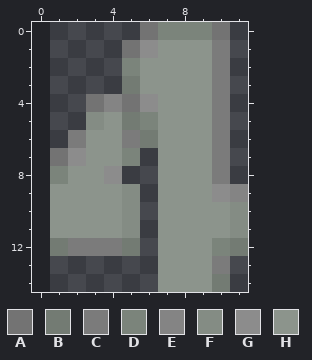
Two versions of one pixel-art sprite, assets/img/bg_number_4.png. The picture above was drawn from the file before the commit.
The file is 22x30 pixels, drawn in blocks of 2x2; one block is one cell here. The old version is drawn lined up with the new one, on the new canvas.
Palette (. is transparent): A #737373  B #737b73  C #7b7b7b  D #7b847b  E #848484  F #848c84  G #8c8c8c  H #8c948c
Pixels before, first column x 1:
 0 .....ADDDA.
 1 ....AGHHHC.
 2 ....DHHHHC.
 3 ....BHHHHC.
 4 ..AEAGHHHC.
 5 ..FHBDHHHC.
 6 .CHHCBHHHC.
 7 AGHHD.HHHC.
 8 DHHG..HHHC.
 9 HHHHF.HHHGE
10 HHHHF.HHHHF
11 HHHHF.HHHHF
12 BCCCB.HHHDB
13 ......HHHC.
14 ......HHHB.
After:
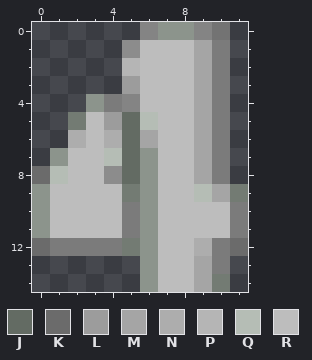
Colours new in this view: J #636b63  K #6b6b6b  L #9c9c9c  M #a5a5a5  N #adadad  P #b5b5b5  Q #b5bdb5  R #bdbdbd
Difference:
canvas 11x15 -> 12x15, the old top-left corner now at 1,0
Changed rows in their new state; - is an unchanged pixel.
first column x 0:
 0 ------EHHE--
 1 -----GRRRM--
 2 -----PRRRM--
 3 -----LRRRM--
 4 ---HCERRRM--
 5 --BRLJQRRM--
 6 --NRNJMRRM--
 7 -HRRQJHRRM--
 8 KQRR-JHRRM--
 9 HRRRRBHRRQMB
10 HRRRRCHRRRRC
11 HRRRRCHRRRRC
12 KC----HRRNCK
13 ------HRRM--
14 ------HRRM--
